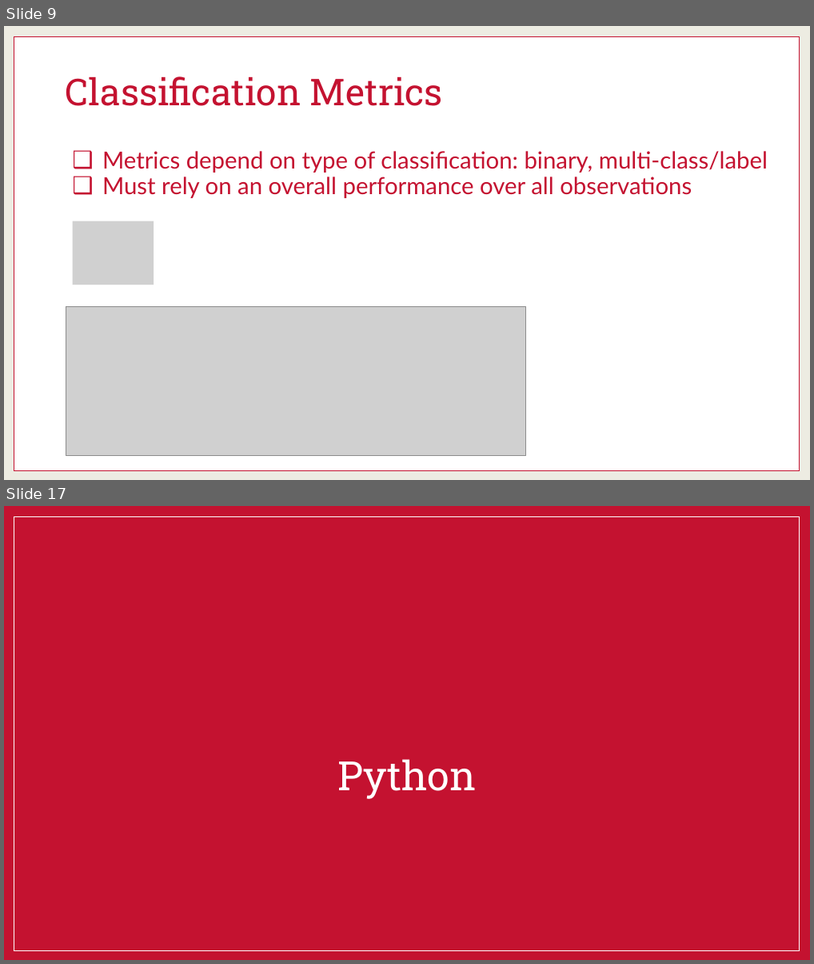
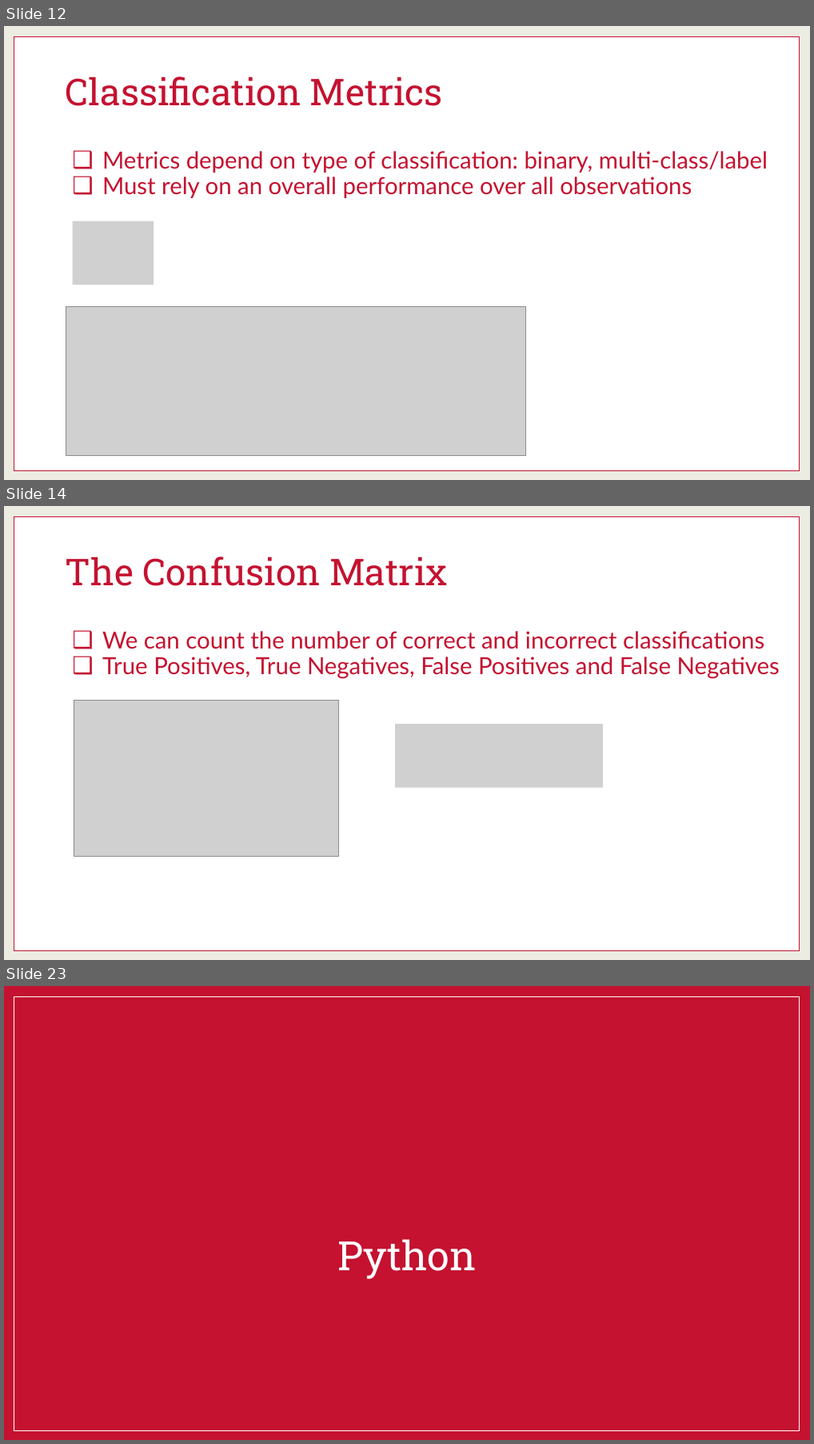
Before and after one commit to martinwg/ISA591, a slide deck: PPT/Module 4 - Model Performance for Classification.pptx. Shown one above the other, each under a label of ours: slides 9 and 17 before the commit, slides 12, 14 and 23 after it; the slides between them are not shown. The pictures are 814x964 and 814x1444 pixels, drawn with LibreOffice and Linux fonts; fonts in the diff are those of the drawing; grey boxes stand for pictures; background and template pictures are left out. Boxes give left, top, right and bottom in pixels: in the first picture for what was removed or moved away, otherwise in the second. Text is boxed around its words. In the diff, an @@ line names an element or a change of style, - is before the commit and + after.

```diff
--- a/PPT/Module 4 - Model Performance for Classification.pptx
+++ b/PPT/Module 4 - Model Performance for Classification.pptx
@@ slide 14 added at [4,506,810,960], background #EDECE2; not listed: 1 template element that a slide beside it also shows @@
@@ title added at [66,556,448,586], 44 pt, text #C41230 @@
+The Confusion Matrix
@@ text added at [102,631,780,678], 28 pt, text #C41230 @@
+❑ We can count the number of correct and incorrect classifications
+❑ True Positives, True Negatives, False Positives and False Negatives
@@ picture added at [74,700,339,856] @@
@@ picture added at [395,724,603,788] @@
@@ what was slide 9 is now slide 12 @@
@@ what was slide 17 is now slide 23 @@
```
Also in this commit, not shown: 9 slides changed, 6 other slides added, 1 slide removed.
